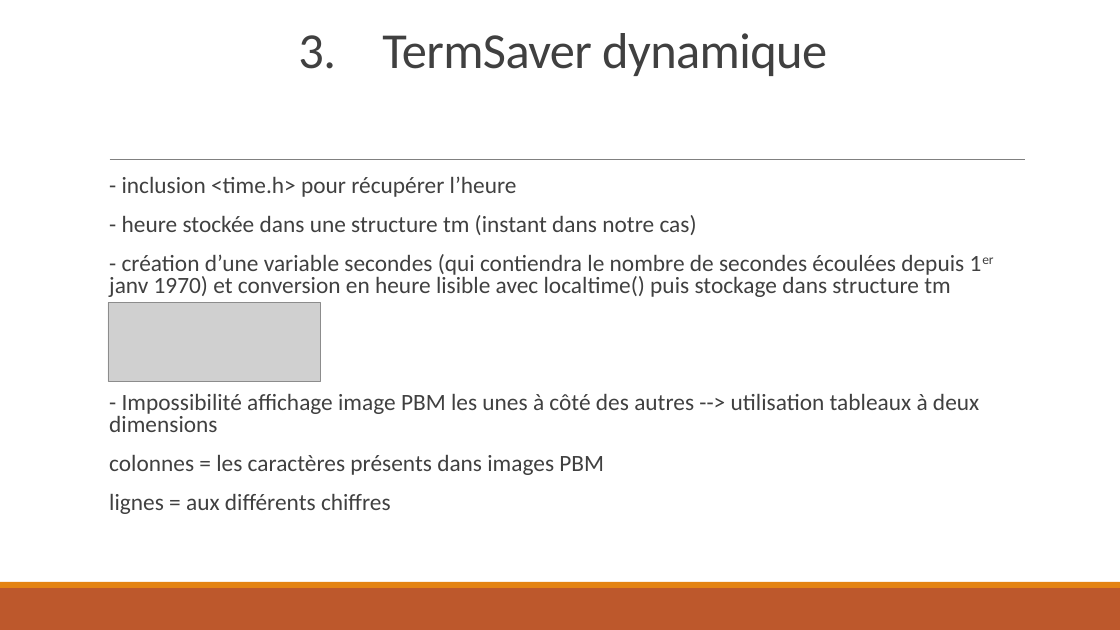
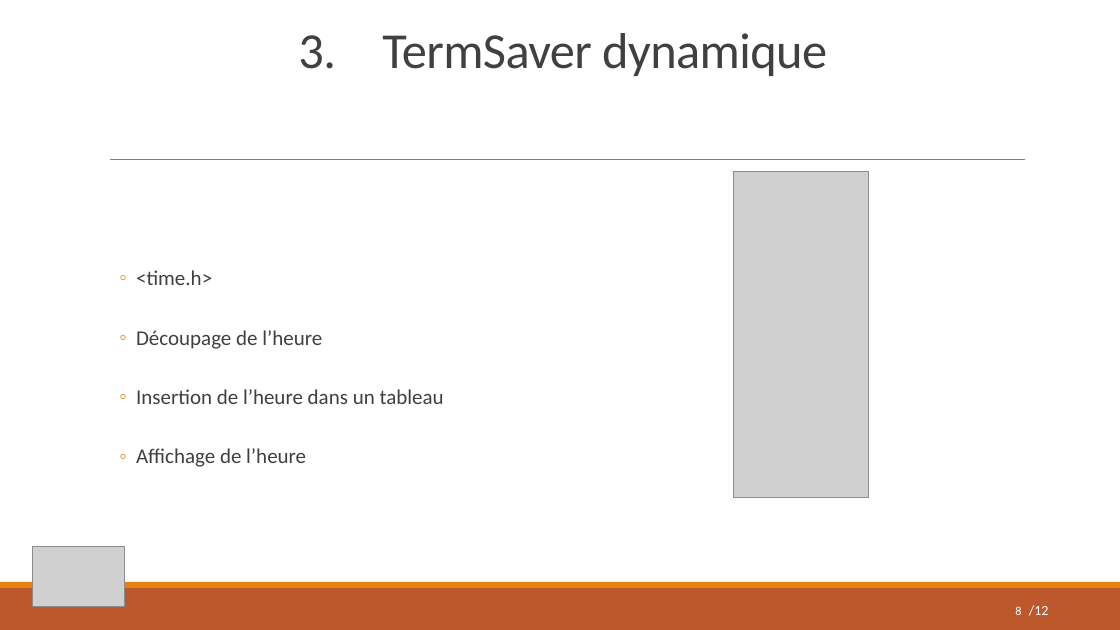
Before and after one commit to pierredumangin/Projet-eXiaSaver, a slide deck: slide 8 of PPT eXiaSaver.pptx (slide 7 before the commit). Drawn at 1120x630 pixels with LibreOffice and Linux fonts; fonts in the diff are those of the drawing; grey boxes stand for pictures. Boxes give left, top, right and bottom in pixels: in the first picture for what was removed or moved away, otherwise in the second. Text is boxed around its words. In the diff, an @@ line names an element or a change of style, - is before the commit and + after.

```diff
--- a/PPT eXiaSaver.pptx
+++ b/PPT eXiaSaver.pptx
@@ picture added at (x1=734, y1=172, x2=869, y2=497) @@
@@ text at (x1=136, y1=270, x2=444, y2=467): text changed; size 20 to 18 pt @@
-  - inclusion <time.h> pour récupérer l’heure
-  - heure stockée dans une structure tm (instant dans notre cas)
-  - création d’une variable secondes (qui contiendra le nombre de secondes écoulées depuis 1er janv 1970) et conversion en heure lisible avec localtime() puis stockage dans structure tm
-  - Impossibilité affichage image PBM les unes à côté des autres --> utilisation tableaux à deux dimensions
-  colonnes = les caractères présents dans images PBM
-  lignes = aux différents chiffres
+  ◦ <time.h>
+  ◦ Découpage de l’heure
+  ◦ Insertion de l’heure dans un tableau
+  ◦ Affichage de l’heure
@@ picture removed at (x1=108, y1=302, x2=321, y2=381) @@
@@ picture added at (x1=32, y1=547, x2=124, y2=607) @@
@@ page number added at (x1=1015, y1=606, x2=1021, y2=615), 10.5 pt, text #FFFFFF @@
+8
@@ text added at (x1=1029, y1=605, x2=1049, y2=616), 12 pt, text #FFFFFF @@
+/12
```
Also in this commit, not shown: 7 other slides changed, 4 slides added, 1 slide removed.
